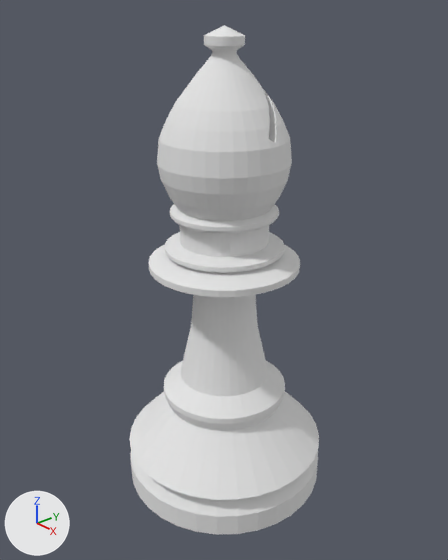
The Blender file blender/Bishop.blend: old version first, new version second.
Before and after are seen from a camera (50 mm lens) standing at (1.619, -1.41, 1.857) and looking at (0.002, -0.003, 0.898). Lighting does not change. The marker at lower left points along +X, +Y and +Z.
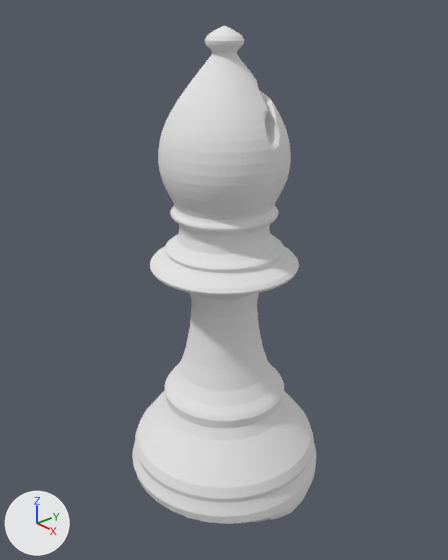
Scene script edits in JSON lines:
```json
{"op": "add", "block": "ob_cylinder", "code": "_m = ob_cylinder.modifiers.new('Subsurf', 'SUBSURF')"}
{"op": "add", "block": "ob_cylinder", "code": "_m.render_levels = 1"}
```

Boxes [x1, y1, x2, y2] around the edits, measured in the pictures (448 x 560 px):
```json
{"object": "Cylinder", "change": "modifiers changed", "before": [129, 25, 319, 535], "after": [132, 26, 316, 524]}
```
